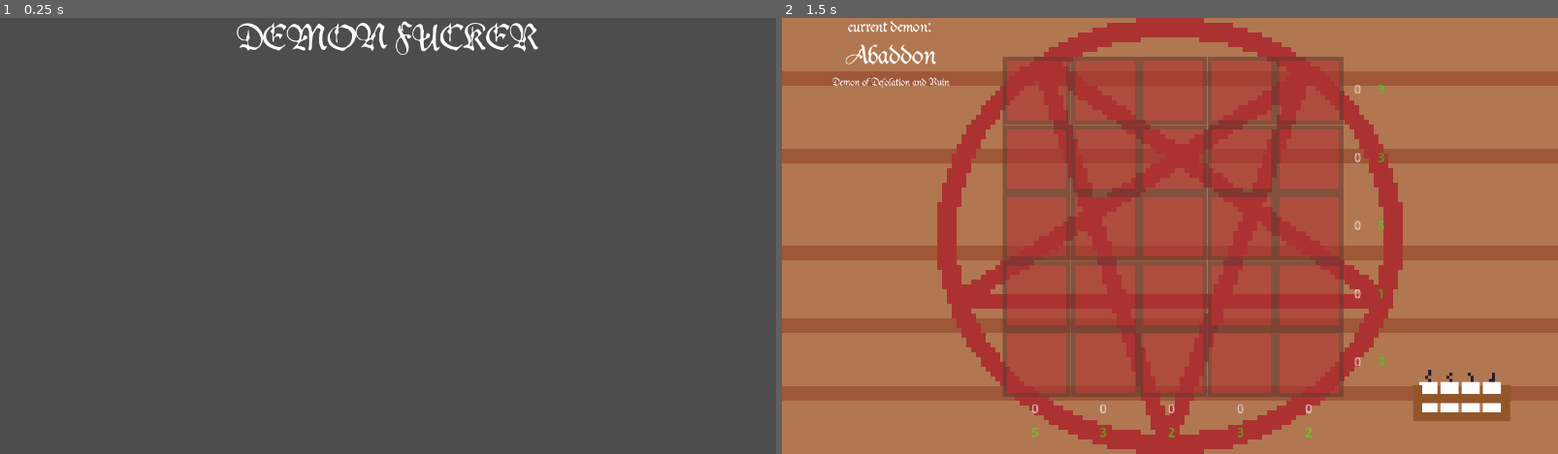
Above: before the commit, frames 1-2 (left to right).
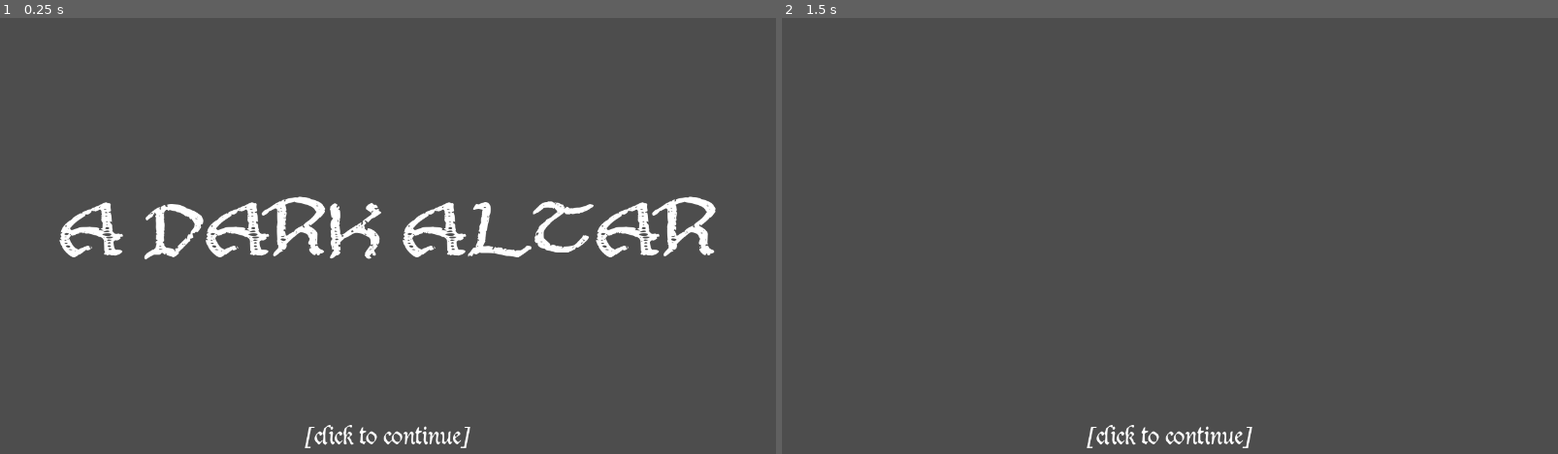
Above: after the commit, the same moments.

Repository: adrientremblay/ld55
Game: Godot game, scene res://scenes/title_screen.tscn
Same seed, same stepped clock (60 frames per second), same inputs: the game is played once before the commit and once after it.
Inputs (mouse positions are in pixels of both pictures, inside the frame that each line leads up to):
- Up to frame 1 (0.25 s): no input
- Up to frame 2 (1.5 s): tap Enter at 0.5, 1.25 s; move the mouse to (1340, 214) at 0.52 s; press the mouse at (1340, 214) at 0.53 s; move the mouse to (1464, 397) at 1.27 s; release the mouse at (1464, 397) at 1.28 s; click (1464, 397) at 1.35 s

The runs differ from the first frame. In frame 1, 5.1% of the frame differs, in the area x 7-93%, y 0-99%; in frame 2, 100%, in the area x 0-100%, y 0-100%.

Commit message:
Started on slides for the title screen

Diff:
--- a/scenes/title_screen.gd
+++ b/scenes/title_screen.gd
@@ -1,5 +1,6 @@
 extends Control
 
+var slide = 1
 
 # Called when the node enters the scene tree for the first time.
 func _ready() -> void:
@@ -9,4 +10,9 @@
 # Called every frame. 'delta' is the elapsed time since the previous frame.
 func _process(delta: float) -> void:
 	if Input.is_action_just_pressed("click"):
-		get_tree().change_scene_to_file("res://scenes/main.tscn")
+		match slide:
+			1:
+				$Slide1.visible = false
+				$Slide2.visible = true
+			2:
+				get_tree().change_scene_to_file("res://scenes/main.tscn")
--- a/scenes/title_screen.tscn
+++ b/scenes/title_screen.tscn
@@ -1,11 +1,16 @@
-[gd_scene load_steps=4 format=3 uid="uid://dy6bcdfq4xpc6"]
+[gd_scene load_steps=6 format=3 uid="uid://dy6bcdfq4xpc6"]
 
 [ext_resource type="FontFile" uid="uid://b3quk5mq2160f" path="res://assets/fonts/DUKEPLUS.TTF" id="1_04yea"]
 [ext_resource type="Script" path="res://scenes/title_screen.gd" id="1_kel8b"]
+[ext_resource type="FontFile" uid="uid://kdp07euhvpmi" path="res://assets/fonts/Cup and Talon.ttf" id="2_jujt7"]
+
+[sub_resource type="LabelSettings" id="LabelSettings_ajpjy"]
+font = ExtResource("1_04yea")
+font_size = 40
 
 [sub_resource type="LabelSettings" id="LabelSettings_dmwv7"]
-font = ExtResource("1_04yea")
-font_size = 56
+font = ExtResource("2_jujt7")
+font_size = 150
 
 [node name="TitleScreen" type="Control"]
 layout_mode = 3
@@ -16,12 +21,31 @@
 grow_vertical = 2
 script = ExtResource("1_kel8b")
 
-[node name="Label" type="Label" parent="."]
+[node name="continue" type="Label" parent="."]
+layout_mode = 2
+offset_top = 665.0
+offset_right = 1280.0
+offset_bottom = 720.0
+size_flags_vertical = 8
+text = "[click to continue]"
+label_settings = SubResource("LabelSettings_ajpjy")
+horizontal_alignment = 1
+
+[node name="Slide1" type="MarginContainer" parent="."]
 layout_mode = 1
-anchors_preset = 10
+anchors_preset = 15
 anchor_right = 1.0
-offset_bottom = 76.0
+anchor_bottom = 1.0
 grow_horizontal = 2
-text = "DEMON FUCKER"
+grow_vertical = 2
+
+[node name="Title" type="Label" parent="Slide1"]
+layout_mode = 2
+text = "A DARK ALTAR"
 label_settings = SubResource("LabelSettings_dmwv7")
 horizontal_alignment = 1
+
+[node name="Slide2" type="MarginContainer" parent="."]
+layout_mode = 0
+offset_right = 40.0
+offset_bottom = 40.0
Binary file added: assets/fonts/Cup and Talon.ttf
Not shown, added: assets/fonts/Cup and Talon.ttf.import
